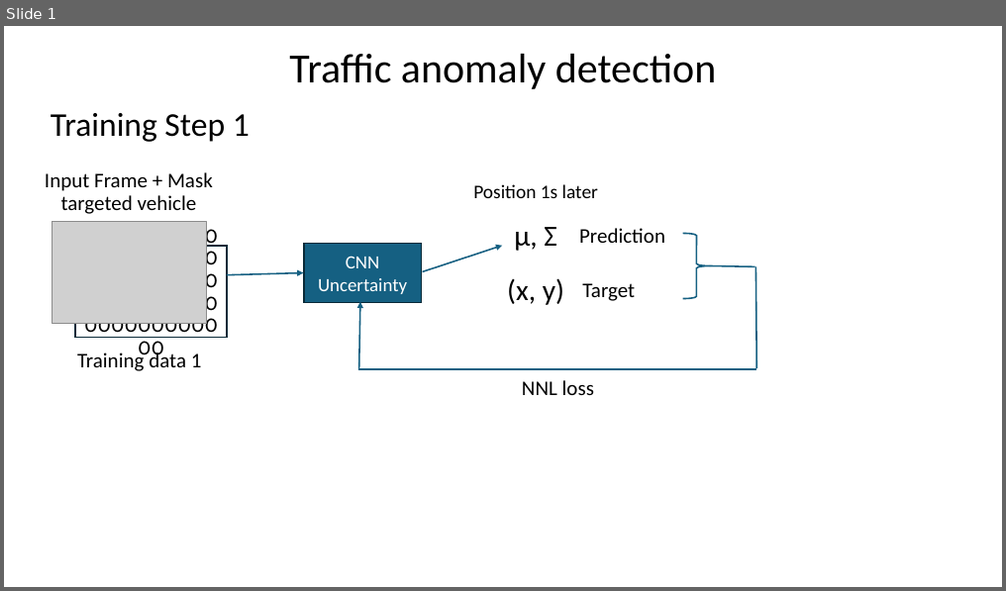
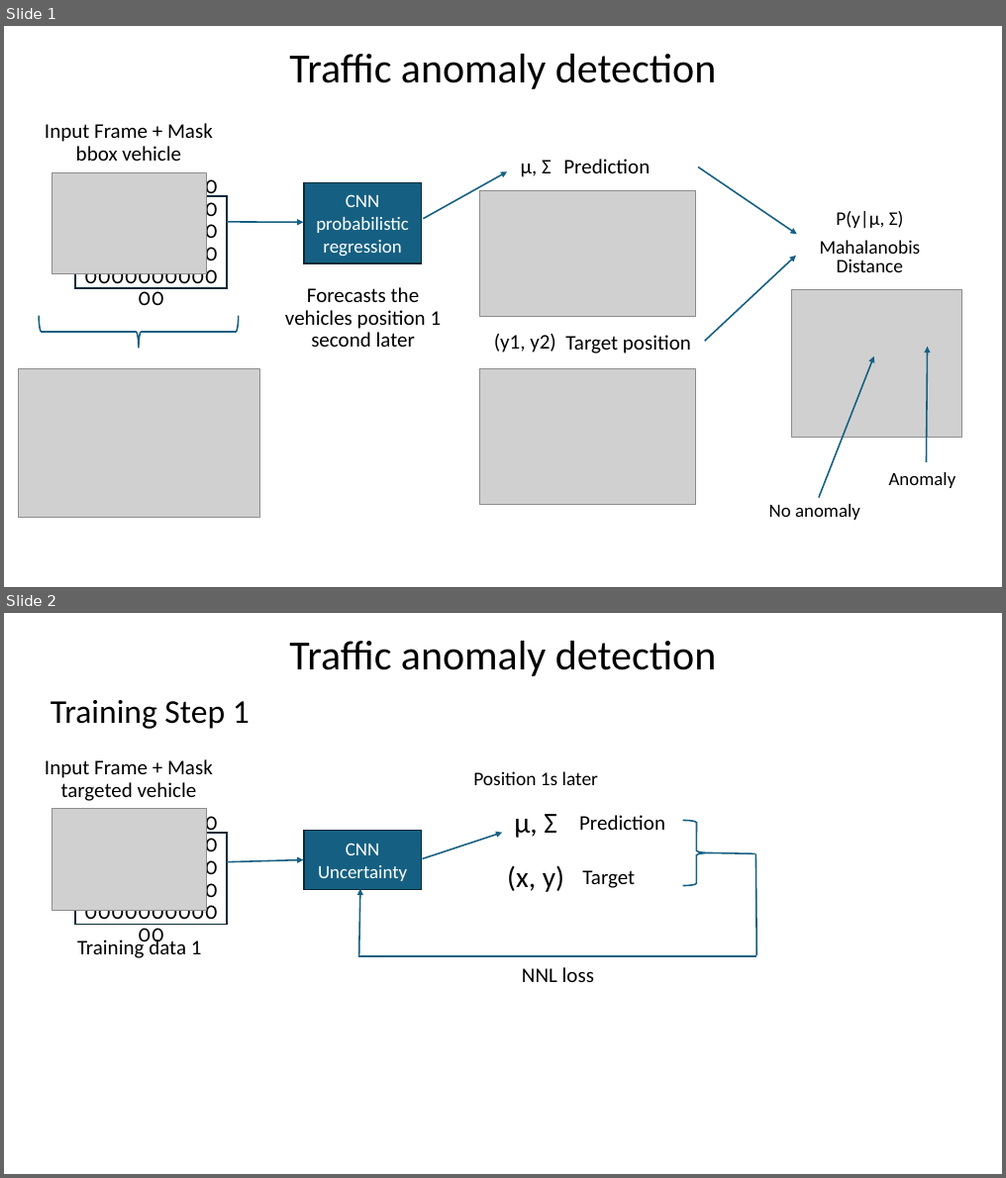
Before and after one commit to starwit/movement-predictor, a slide deck: docs/ApproachVisualization.pptx. Shown one above the other, each under a label of ours: slide 1 before the commit, slides 1 and 2 after it. The pictures are 1006x591 and 1006x1178 pixels, drawn with LibreOffice and Linux fonts; fonts in the diff are those of the drawing; grey boxes stand for pictures. Boxes give left, top, right and bottom in pixels: in the first picture for what was removed or moved away, otherwise in the second. Text is boxed around its words. In the diff, an @@ line names an element or a change of style, - is before the commit and + after.

```diff
--- a/docs/ApproachVisualization.pptx
+++ b/docs/ApproachVisualization.pptx
@@ slide 1 added at (4,26,1002,587), background #FFFFFF @@
@@ title added at (289,54,716,89), 40 pt, text #000000 @@
+Traffic anomaly detection
@@ text added at (45,123,213,161), 20 pt, text #000000 @@
+Input Frame + Mask bbox vehicle
@@ picture added at (52,173,206,274) @@
@@ arrow added from (423, 219) to (507, 172), #156082 1.5 pt @@
@@ text added at (521,160,551,177), 20 pt, text #000000 @@
+µ, Σ
@@ text added at (563,159,649,174), 20 pt, text #000000 @@
+Prediction
@@ arrow added from (698, 167) to (797, 234), #156082 1.5 pt @@
@@ rectangle added at (76,196,227,288), outline #092A39 1.5 pt, 18 pt, text #000000 @@
+0000000000000000000000000000000000000000000000000000
@@ rectangle added at (304,183,422,264), fill #156082, outline #092A39 1.5 pt, 18 pt, text #FFFFFF @@
+CNN probabilistic regression
@@ picture added at (479,191,696,316) @@
@@ arrow added from (227, 222) to (303, 222), #156082 1.5 pt @@
@@ text added at (820,211,921,273), 18.5 pt, text #000000 @@
+P(y|µ, Σ)
+Mahalanobis Distance
@@ arrow added from (705, 341) to (796, 256), #156082 1.5 pt @@
@@ text added at (285,287,442,347), 20 pt, text #000000 @@
+Forecasts the vehicles position 1 second later
@@ picture added at (792,289,963,437) @@
@@ right brace added at (39,316,239,348), outline #156082 1.5 pt @@
@@ text added at (494,334,556,353), 20 pt, text #000000 @@
+(y1, y2)
@@ text added at (565,335,691,354), 20 pt, text #000000 @@
+Target position
@@ arrow added from (927, 463) to (928, 347), #156082 1.5 pt @@
@@ picture added at (18,370,260,517) @@
@@ picture added at (479,370,696,505) @@
@@ arrow added from (819, 497) to (874, 357), #156082 1.5 pt @@
@@ text added at (889,472,956,488), 18 pt, text #000000 @@
+Anomaly
@@ text added at (769,504,860,520), 18 pt, text #000000 @@
+No anomaly
@@ what was slide 1 is now slide 2 @@
```
Also in this commit, not shown: 11 other files.
